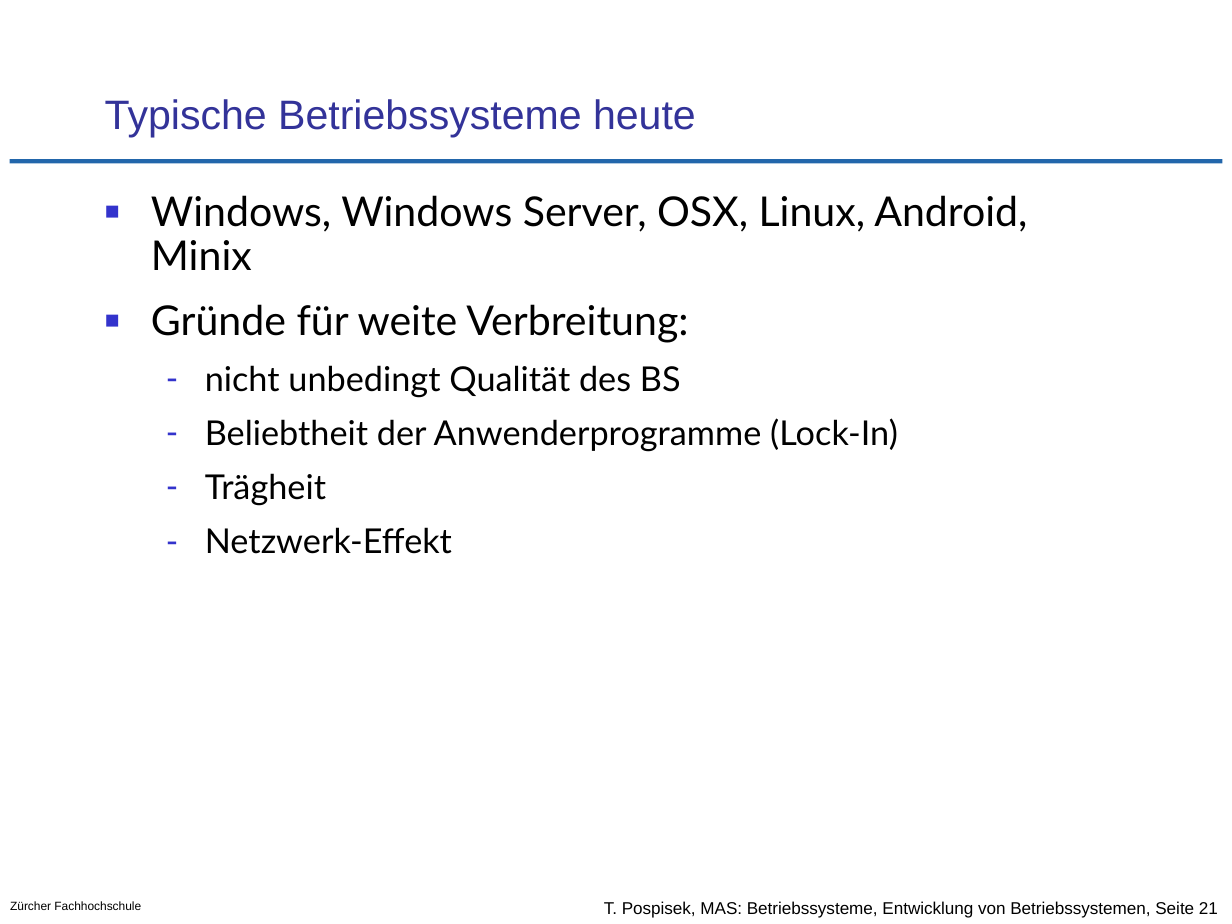
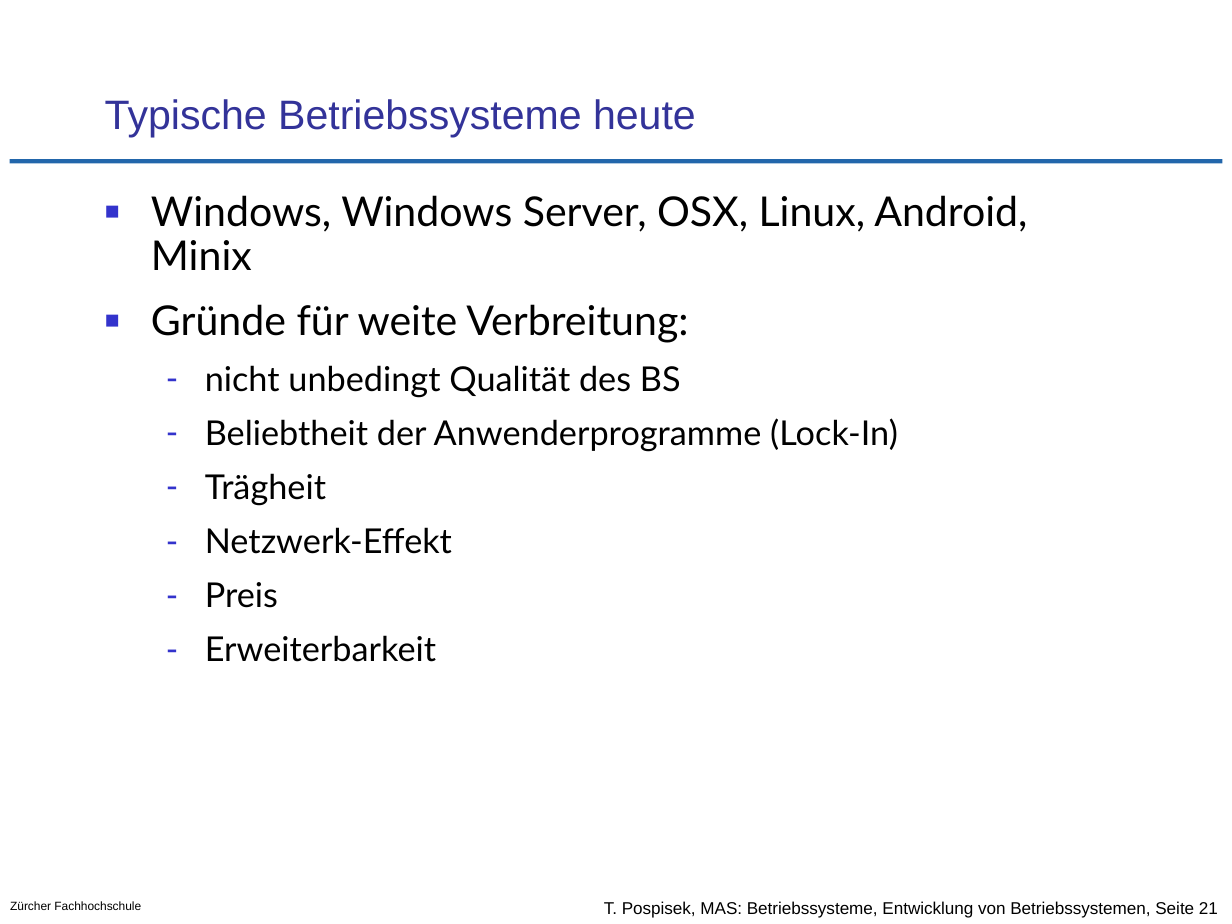
Before and after one commit to tpo/betriebssysteme, a slide deck: slide 21 of 01-2_Entwicklung_von_Betriebssystemen.odp. Drawn at 1232x924 pixels with LibreOffice and Linux fonts; fonts in the diff are those of the drawing; background and template pictures are left out. Boxes give left, top, right and bottom in pixels: in the first picture for what was removed or moved away, otherwise in the second. Text is boxed around its words. In the diff, an @@ line names an element or a change of style, - is before the commit and + after.

Commit message:
S.21 weitere Gründe für Verbreitung von OS hinzugefügt

```diff
--- a/01-2_Entwicklung_von_Betriebssystemen.odp
+++ b/01-2_Entwicklung_von_Betriebssystemen.odp
@@ text at bbox=[205, 582, 436, 662]: paragraphs added @@
+  – Preis
+  – Erweiterbarkeit
```
